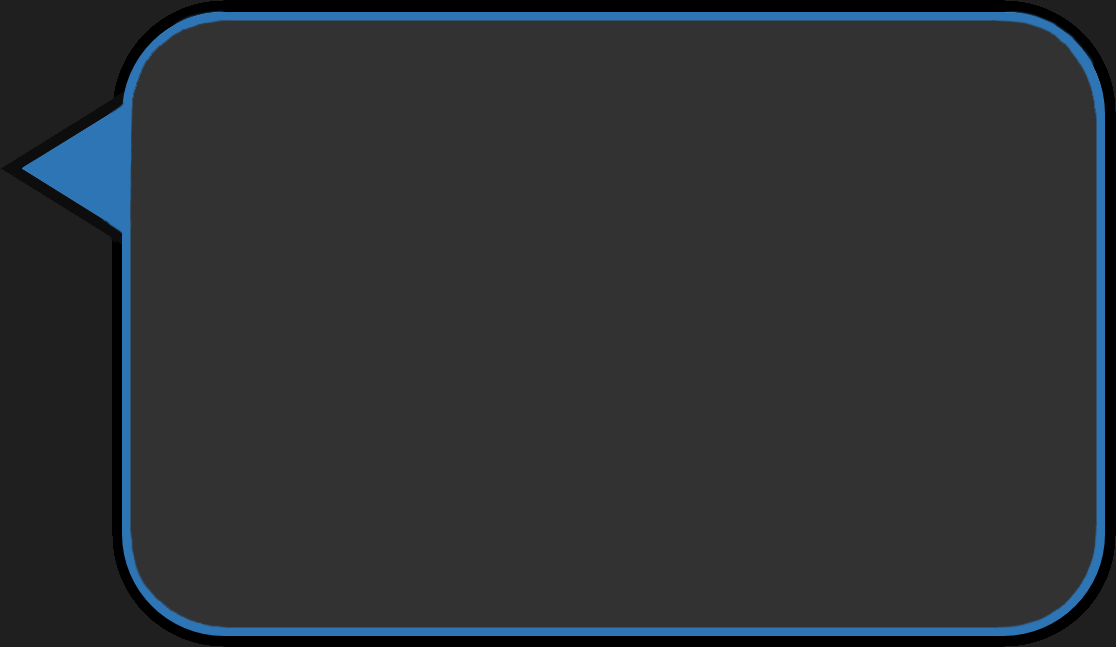
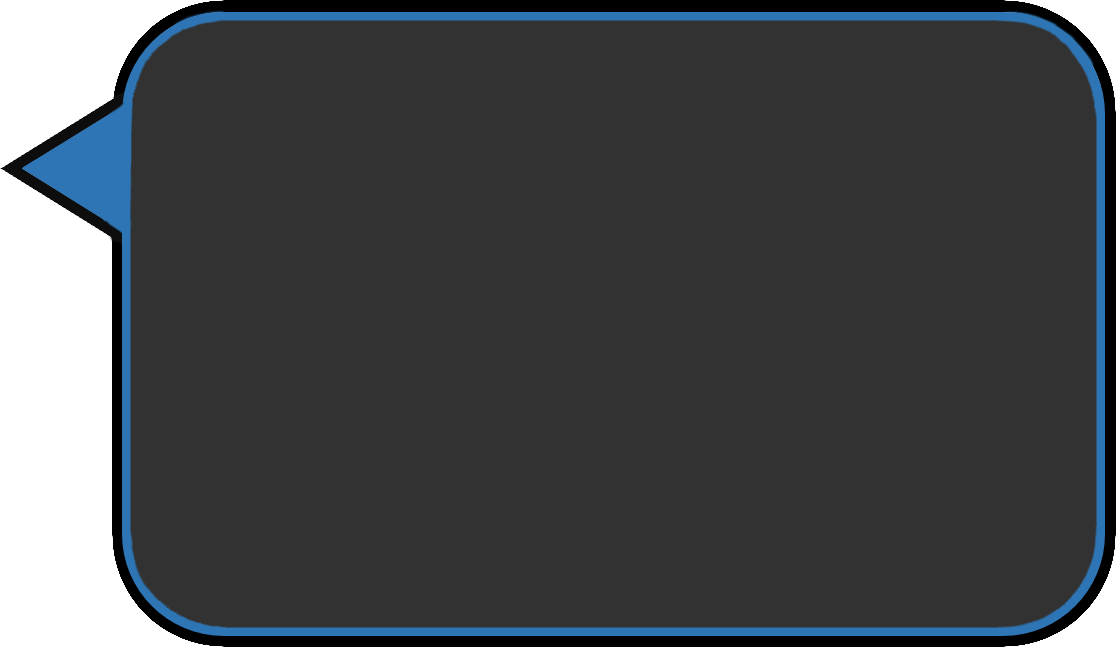
The second 1116 × 647 image is a revision of the first. Changes to its layers:
painted on "Layer 2" over [left=0, top=0, right=1116, bottom=647]
